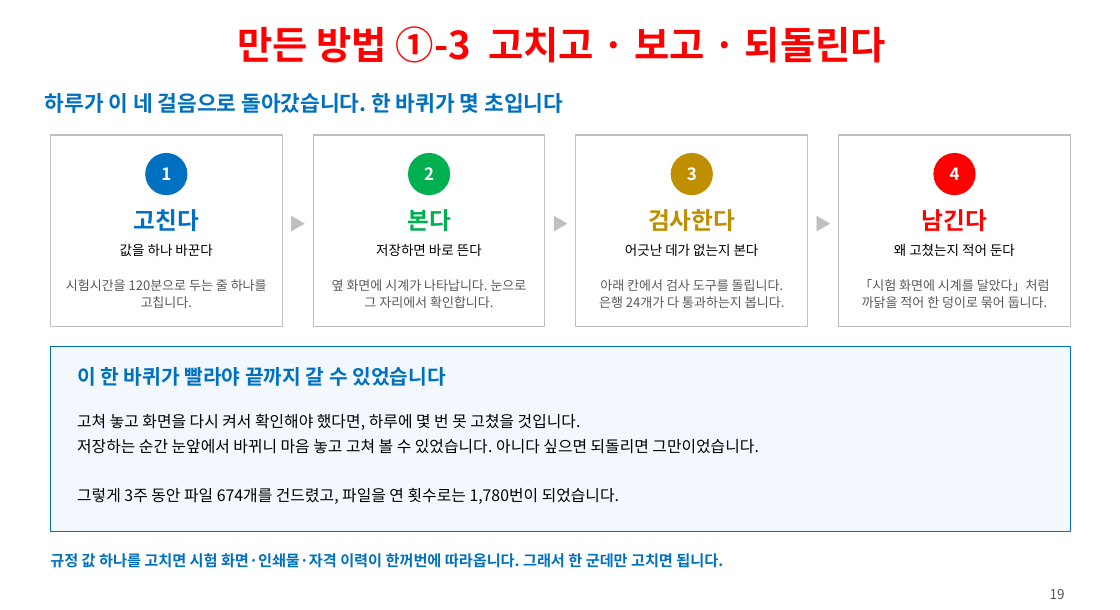
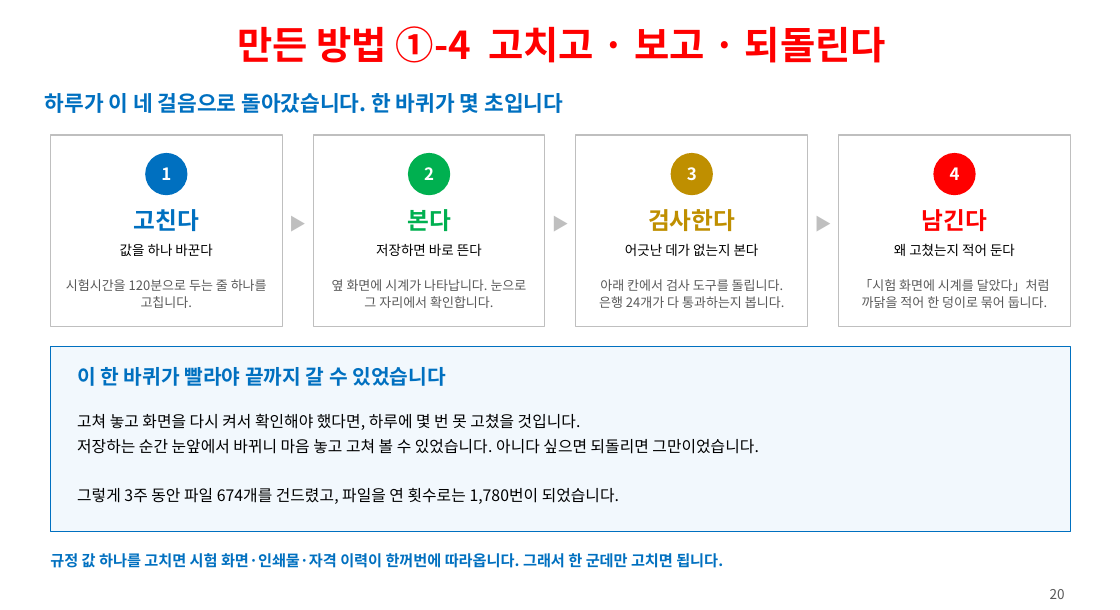
Before and after one commit to ys1277-sys/HIENDT-CBT, a slide deck: slide 20 of docs/발표자료-CBT-2026-08.pptx (slide 19 before the commit). Drawn at 1120x610 pixels with LibreOffice and Linux fonts; fonts in the diff are those of the drawing. Boxes give left, top, right and bottom in pixels: in the first picture for what was removed or moved away, otherwise in the second. Text is boxed around its words. In the diff, an @@ line names an element or a change of style, - is before the commit and + after.

```diff
--- a/docs/발표자료-CBT-2026-08.pptx
+++ b/docs/발표자료-CBT-2026-08.pptx
@@ text at (237,26,886,63): text changed @@
-만든 방법 ①-3 고치고 · 보고 · 되돌린다
+만든 방법 ①-4 고치고 · 보고 · 되돌린다
@@ text at (1050,589,1065,599): text changed @@
-19
+20
```
Also in this commit, not shown: 15 other slides changed, 1 slide added, 1 other file.
